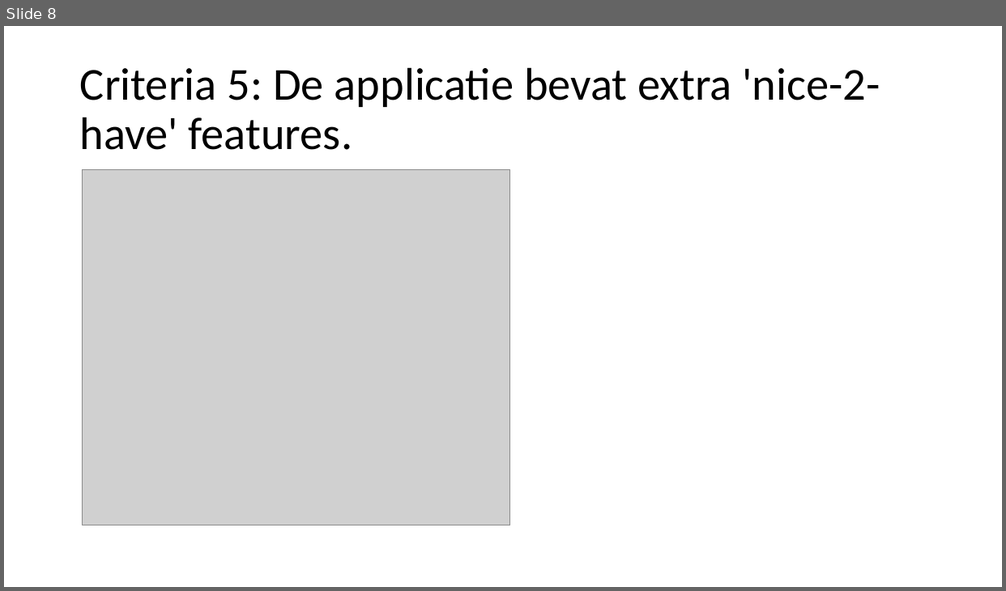
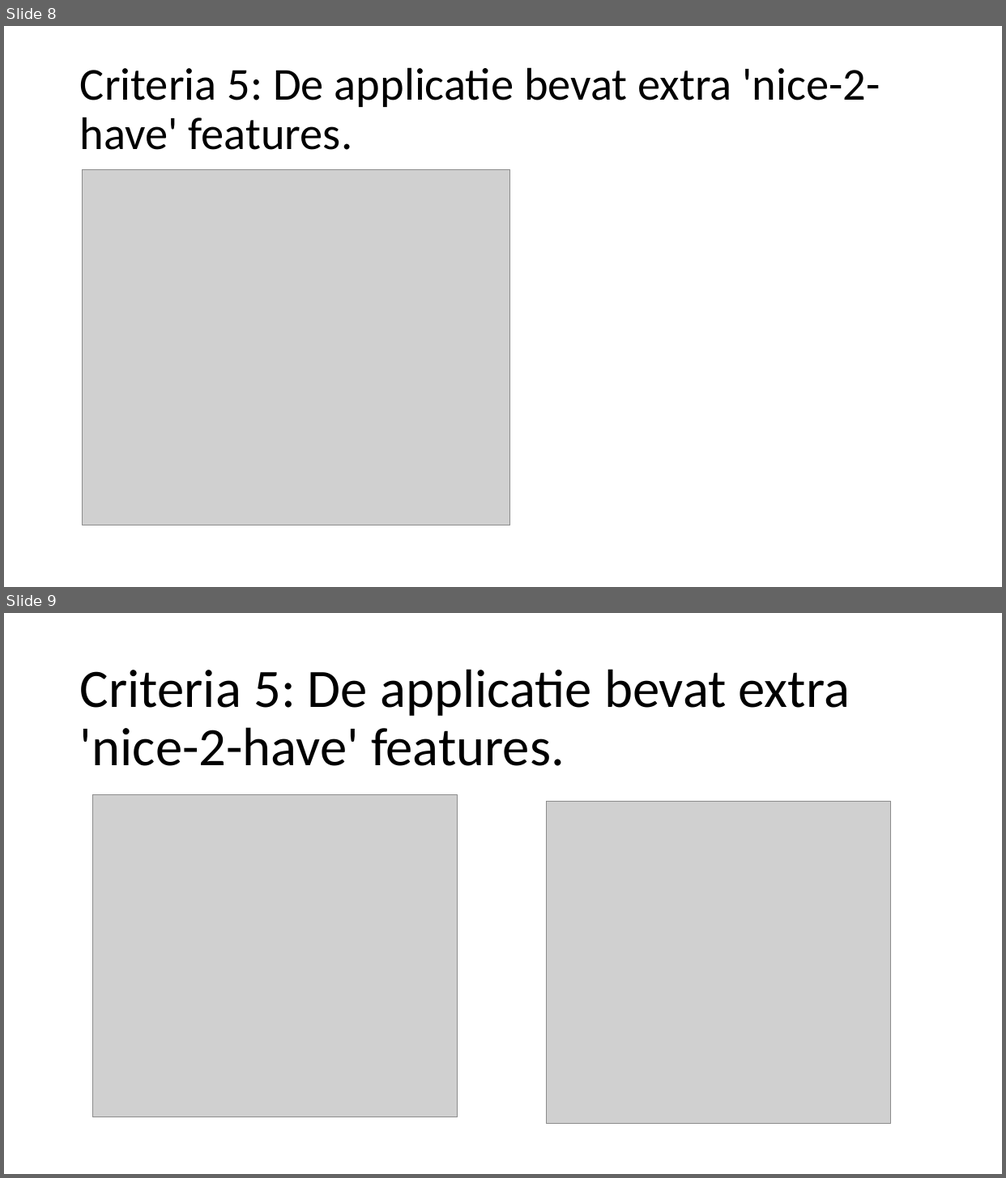
Before and after one commit to SSmits2404/jeroen-en-sander-adweb, a slide deck: Eindopdracht verdediging template.pptx. Shown one above the other, each under a label of ours: slide 8 before the commit, slides 8 and 9 after it. The pictures are 1006x591 and 1006x1178 pixels, drawn with LibreOffice and Linux fonts; fonts in the diff are those of the drawing; grey boxes stand for pictures. Boxes give left, top, right and bottom in pixels: in the first picture for what was removed or moved away, otherwise in the second. Text is boxed around its words. In the diff, an @@ line names an element or a change of style, - is before the commit and + after.

```diff
--- a/Eindopdracht verdediging template.pptx
+++ b/Eindopdracht verdediging template.pptx
@@ slide 9 added at [4, 613, 1002, 1174], background #FFFFFF @@
@@ title added at [80, 669, 850, 766], 52 pt, text #000000 @@
+Criteria 5: De applicatie bevat extra 'nice-2-have' features.
@@ picture added at [93, 795, 458, 1118] @@
@@ picture added at [547, 801, 890, 1123] @@
```
Also in this commit, not shown: 2 slides changed.
